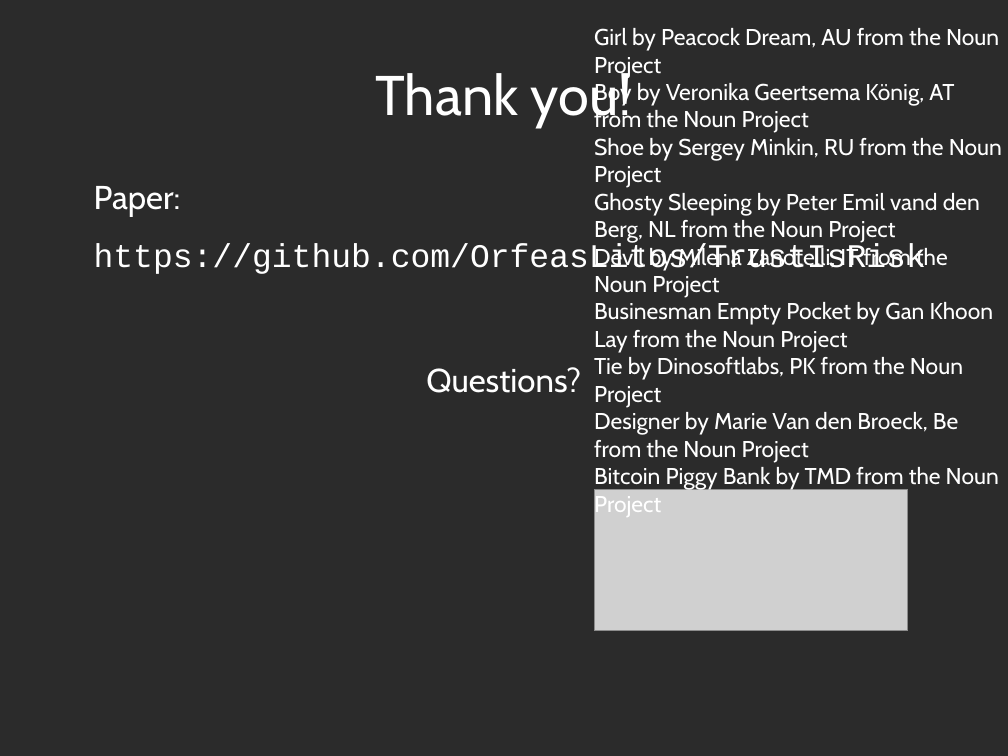
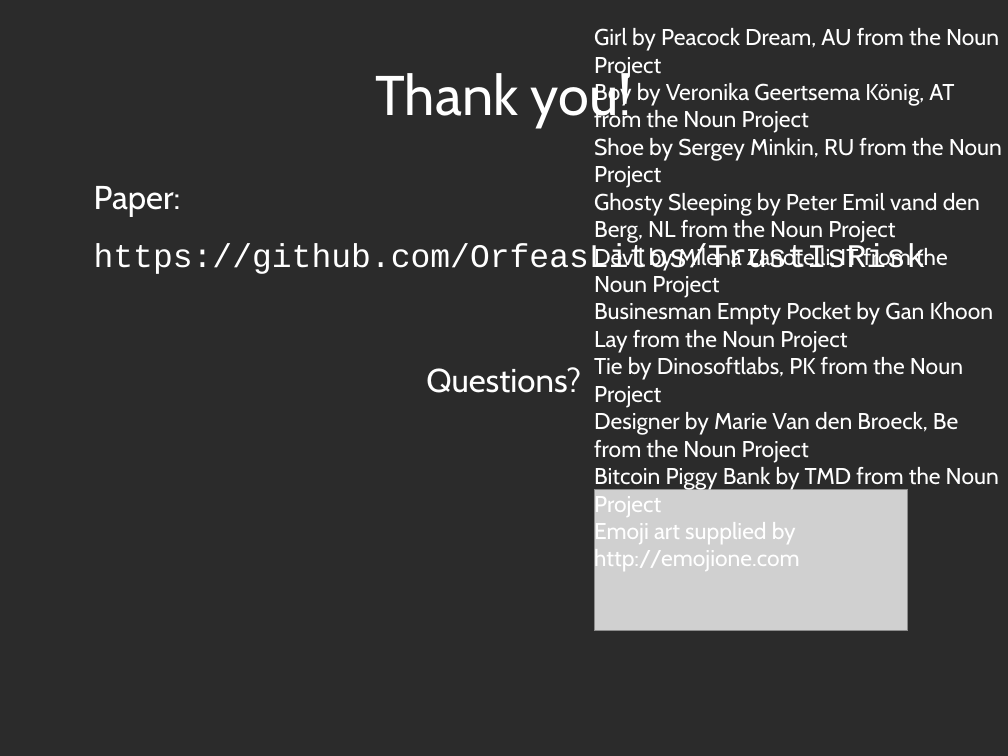
Before and after one commit to decrypto-org/TrustIsRisk, a slide deck: slide 25 of presentations/AtheCrypt10-1-2017/AtheCrypt10-1-2017.odp. Drawn at 1008x756 pixels with LibreOffice and Linux fonts; fonts in the diff are those of the drawing; grey boxes stand for pictures; background and template pictures are left out; a plain dark background stands for a picture behind light text. Boxes give left, top, right and bottom in pixels: in the first picture for what was removed or moved away, otherwise in the second. Text is boxed around its words. In the diff, an @@ line names an element or a change of style, - is before the commit and + after.

```diff
--- a/presentations/AtheCrypt10-1-2017/AtheCrypt10-1-2017.odp
+++ b/presentations/AtheCrypt10-1-2017/AtheCrypt10-1-2017.odp
@@ text at (594,519,800,573): paragraph added @@
+Emoji art supplied by http://emojione.com
```
Also in this commit, not shown: 2 other slides changed, 3 other files.
